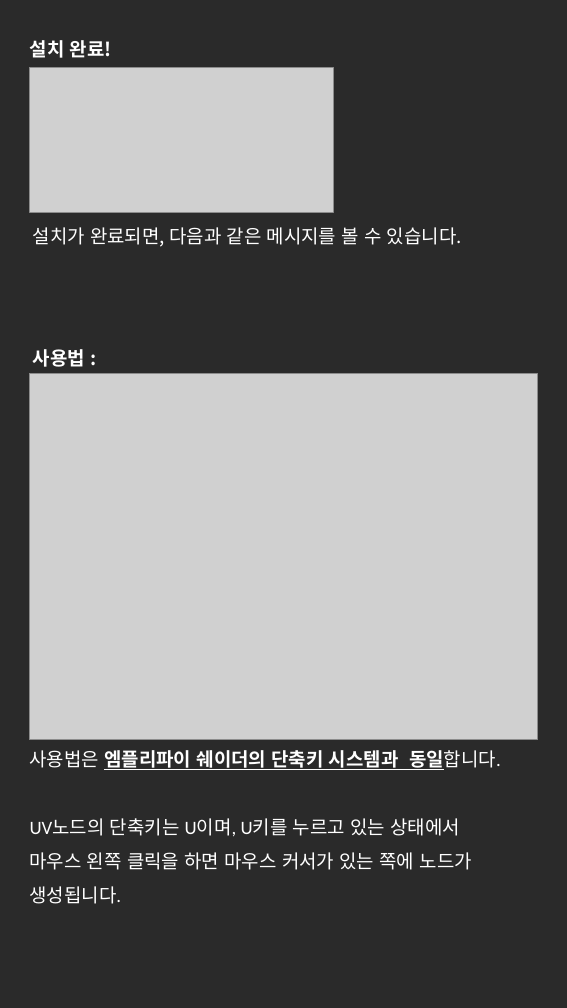
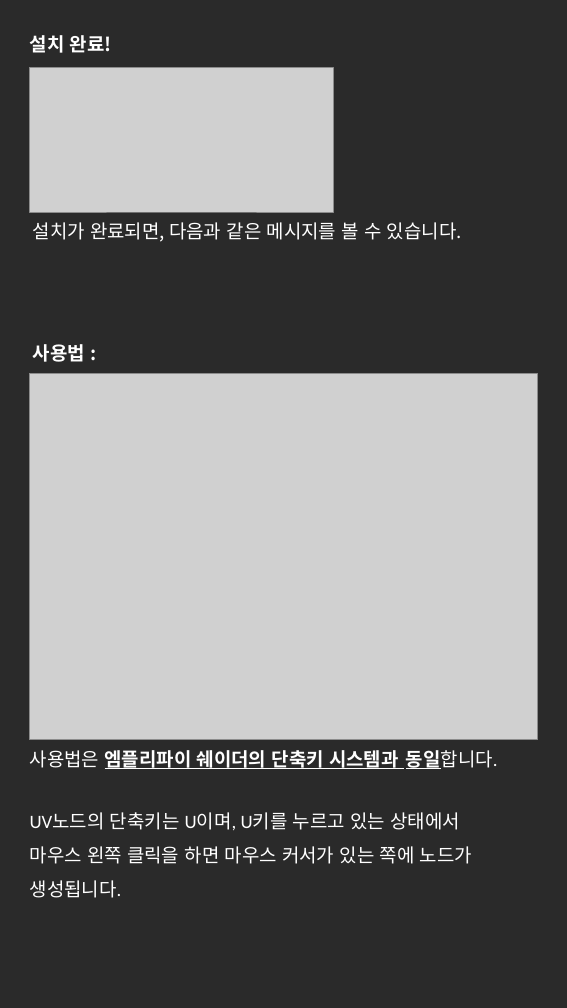
Before and after one commit to NK-Studio/ShaderGraphHotKey, a slide deck: slide 2 of Document KR.pptx. Drawn at 567x1008 pixels with LibreOffice and Linux fonts; fonts in the diff are those of the drawing; grey boxes stand for pictures. Boxes give left, top, right and bottom in pixels: in the first picture for what was removed or moved away, otherwise in the second. Text is boxed around its words. In the diff, an @@ line names an element or a change of style, - is before the commit and + after.

```diff
--- a/Document KR.pptx
+++ b/Document KR.pptx
@@ line spacing 1.5 to 1 in 3 elements at bbox=[33, 222, 462, 242], bbox=[30, 35, 112, 53], bbox=[33, 344, 85, 362] @@
@@ text at bbox=[30, 750, 498, 898]: text changed; font Calibri to Noto Sans CJK KR @@
-UV노드의 단축키는 U이며, U키를 누르고 있는 상태에서
-마우스 왼쪽 클릭을 하면 마우스 커서가 있는 쪽에 노드가
-생성됩니다.
+사용법은 엠플리파이 쉐이더의 단축키 시스템과 동일합니다.
+UV노드의 단축키는 U이며, U키를 누르고 있는 상태에서 마우스 왼쪽 클릭을 하면 마우스 커서가 있는 쪽에 노드가 생성됩니다.
@@ text removed at bbox=[30, 750, 501, 770] @@
-사용법은 엠플리파이 쉐이더의 단축키 시스템과 동일합니다.
```
Also in this commit, not shown: 5 other slides changed, 4 slides added, 2 other files.
